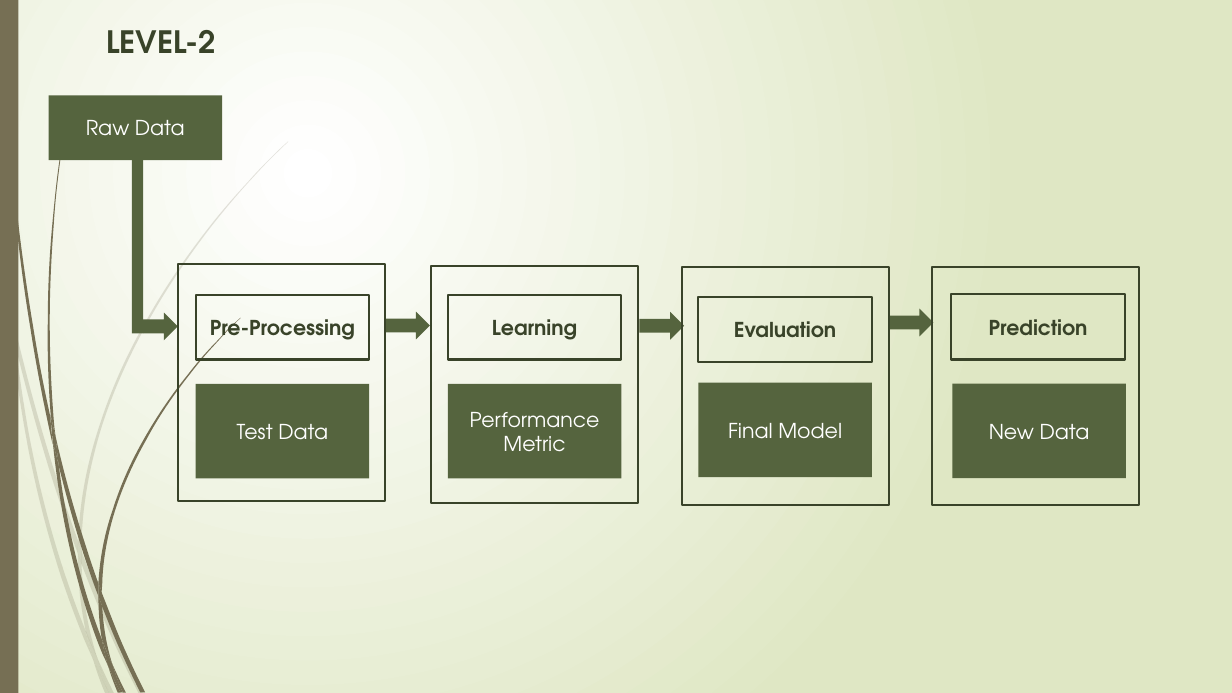
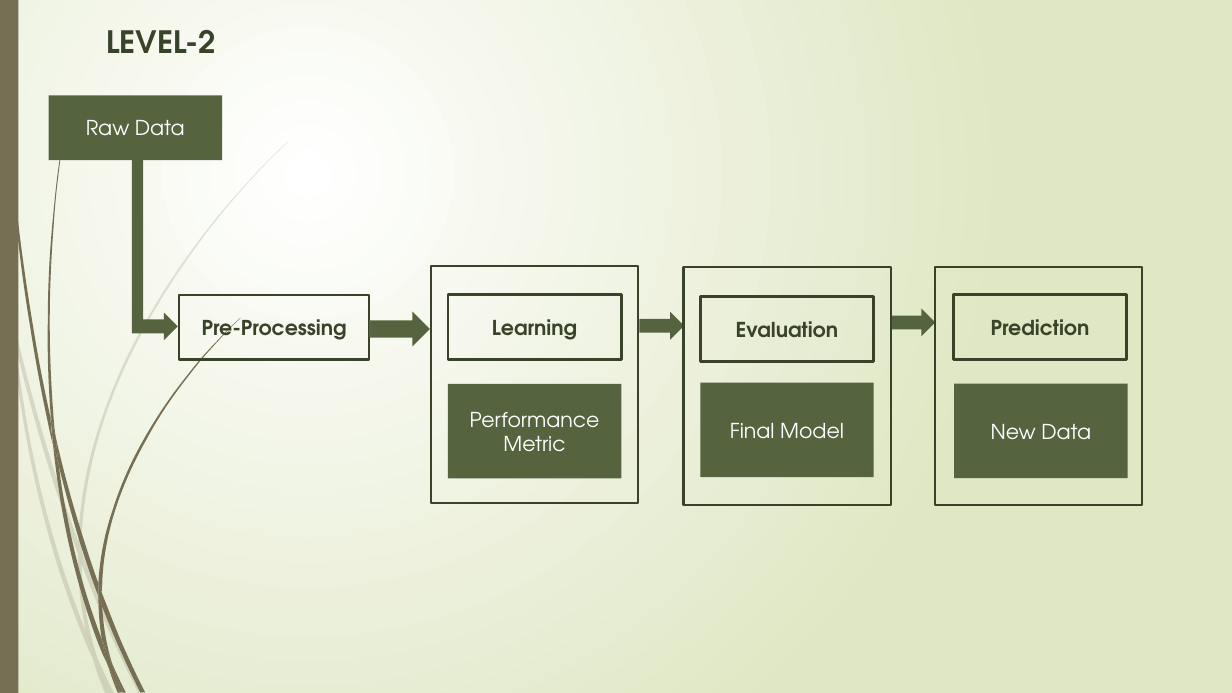
Before and after one commit to NavaneethVijay/vtuproject, a slide deck: slide 8 of Phase-II-Seminar.pptx (slide 9 before the commit). Drawn at 1232x693 pixels with LibreOffice and Linux fonts; fonts in the diff are those of the drawing. Boxes give left, top, right and bottom in pixels: in the first picture for what was removed or moved away, otherwise in the second. Text is boxed around its words. In the diff, an @@ line names an element or a change of style, - is before the commit and + after.

```diff
--- a/Phase-II-Seminar.pptx
+++ b/Phase-II-Seminar.pptx
@@ rectangle removed at bbox=[177, 264, 384, 501] @@
@@ rectangle: place and size @@
-rectangle at bbox=[931, 267, 1138, 505]
+rectangle at bbox=[935, 267, 1142, 505]
@@ rectangle "Pre-Processing": place and size @@
-rectangle "Pre-Processing" at bbox=[196, 294, 370, 360]
+rectangle "Pre-Processing" at bbox=[179, 294, 368, 360]
@@ rectangle "Evaluation" at bbox=[700, 297, 873, 362]: outline #39432A 1.25 pt to #39432A 1.5 pt @@
@@ rectangle "Prediction" at bbox=[954, 294, 1127, 360]: outline #39432A 1.25 pt to #39432A 1.5 pt @@
@@ right arrow: place and size @@
-right arrow at bbox=[386, 312, 430, 340]
+right arrow at bbox=[370, 312, 430, 346]
@@ right arrow at bbox=[370, 312, 430, 346]: proportions changed @@
@@ rectangle removed at bbox=[196, 384, 370, 479] @@
-Test Data
```
Also in this commit, not shown: 7 other slides changed, 1 slide added, 1 slide removed, 8 other files.
